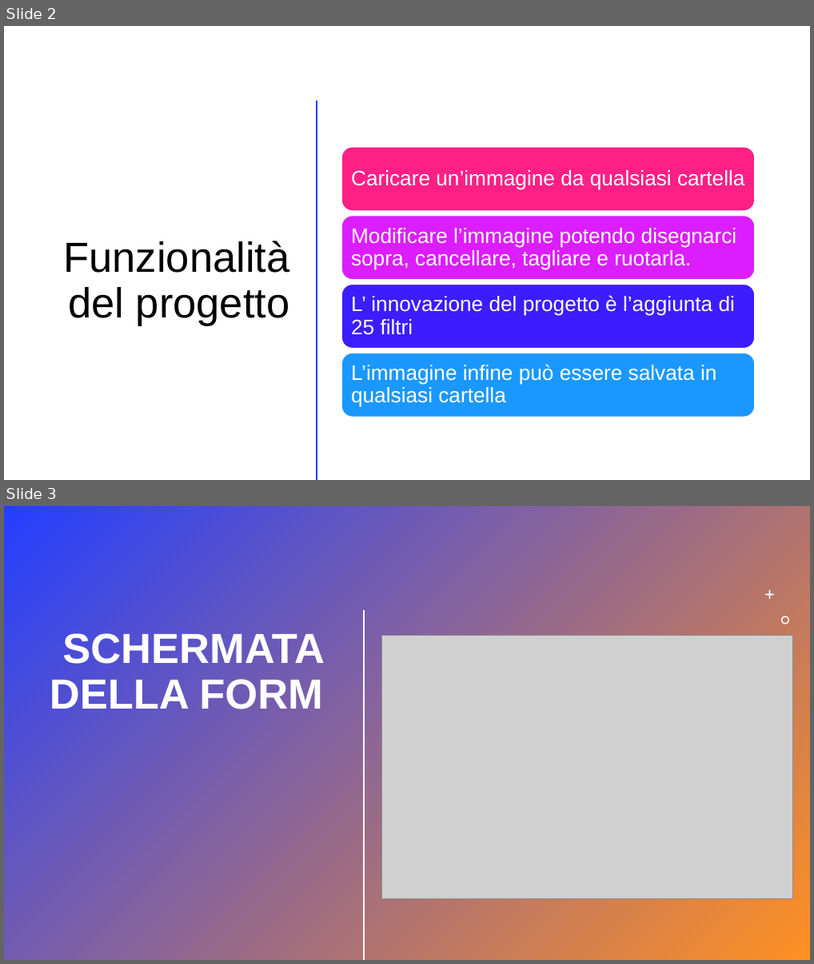
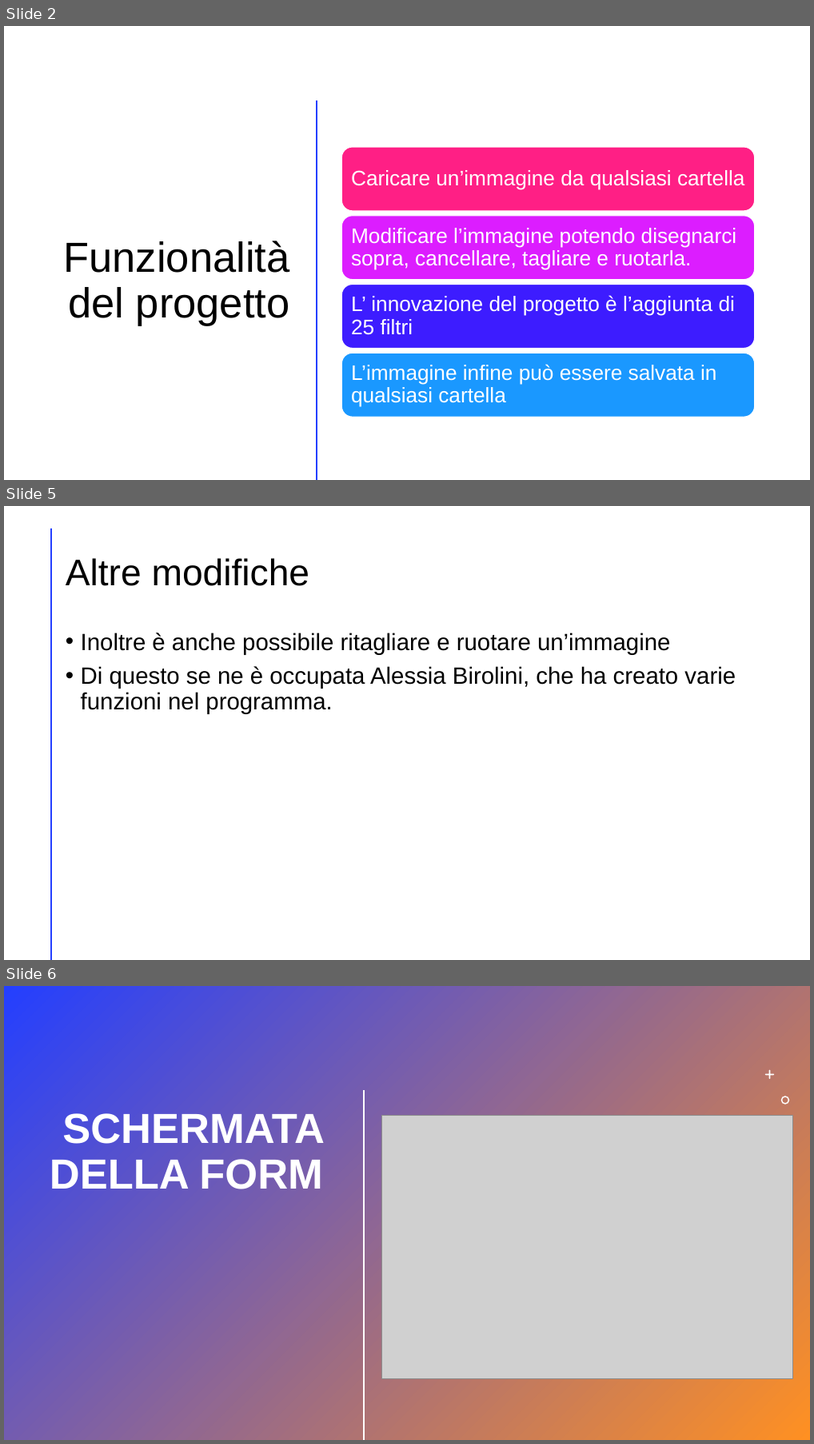
Before and after one commit to TristanMeli/Image-editor, a slide deck: Presentazione Progetto.pptx. Shown one above the other, each under a label of ours: slides 2 and 3 before the commit, slides 2, 5 and 6 after it; the slides between them are not shown. The pictures are 814x964 and 814x1444 pixels, drawn with LibreOffice and Linux fonts; fonts in the diff are those of the drawing; grey boxes stand for pictures. Boxes give left, top, right and bottom in pixels: in the first picture for what was removed or moved away, otherwise in the second. Text is boxed around its words. In the diff, an @@ line names an element or a change of style, - is before the commit and + after.

```diff
--- a/Presentazione Progetto.pptx
+++ b/Presentazione Progetto.pptx
@@ slide 5 added at (x1=4, y1=506, x2=810, y2=960), background #FFFFFF; not listed: 1 template element that a slide beside it also shows @@
@@ title added at (x1=66, y1=558, x2=310, y2=586), 44 pt, text #000000 @@
+Altre modifiche
@@ text added at (x1=81, y1=632, x2=736, y2=714), 28 pt, text #000000 @@
+• Inoltre è anche possibile ritagliare e ruotare un’immagine
+• Di questo se ne è occupata Alessia Birolini, che ha creato varie funzioni nel programma.
@@ what was slide 3 is now slide 6 @@
```
Also in this commit, not shown: 2 other slides added.
